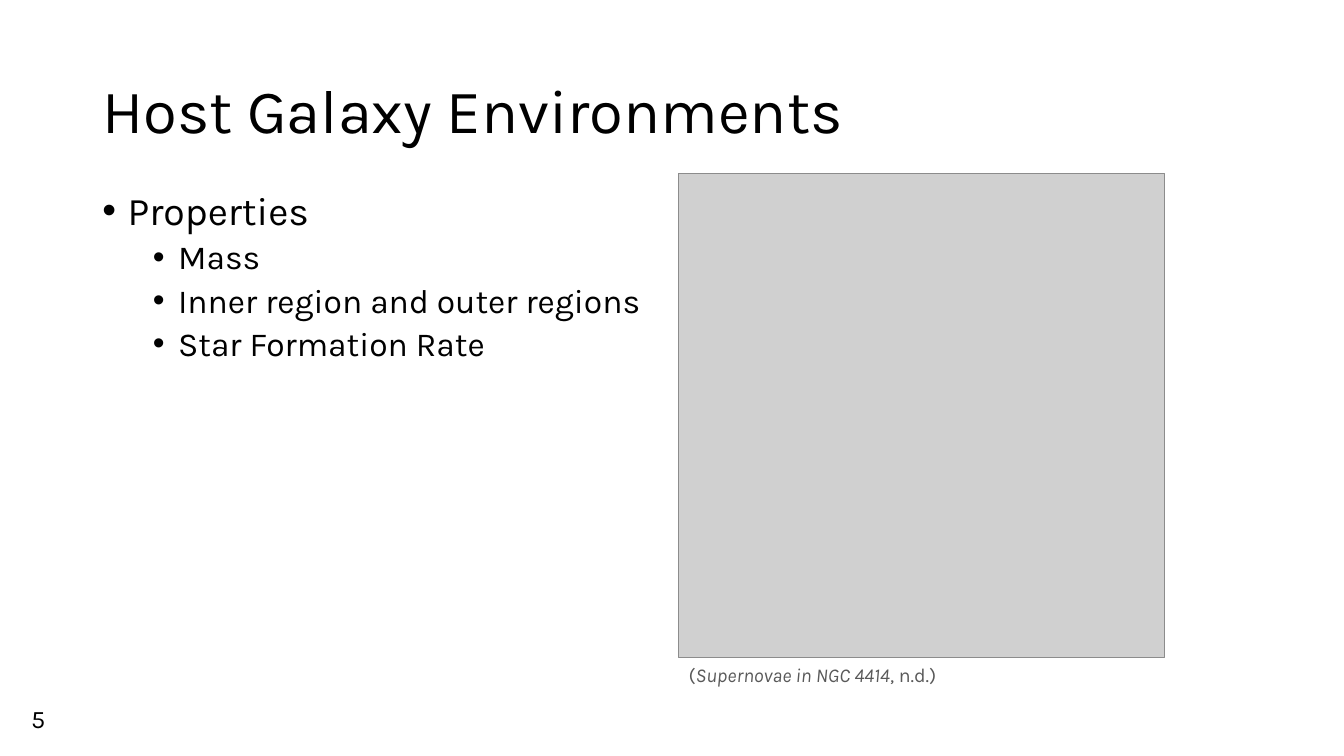
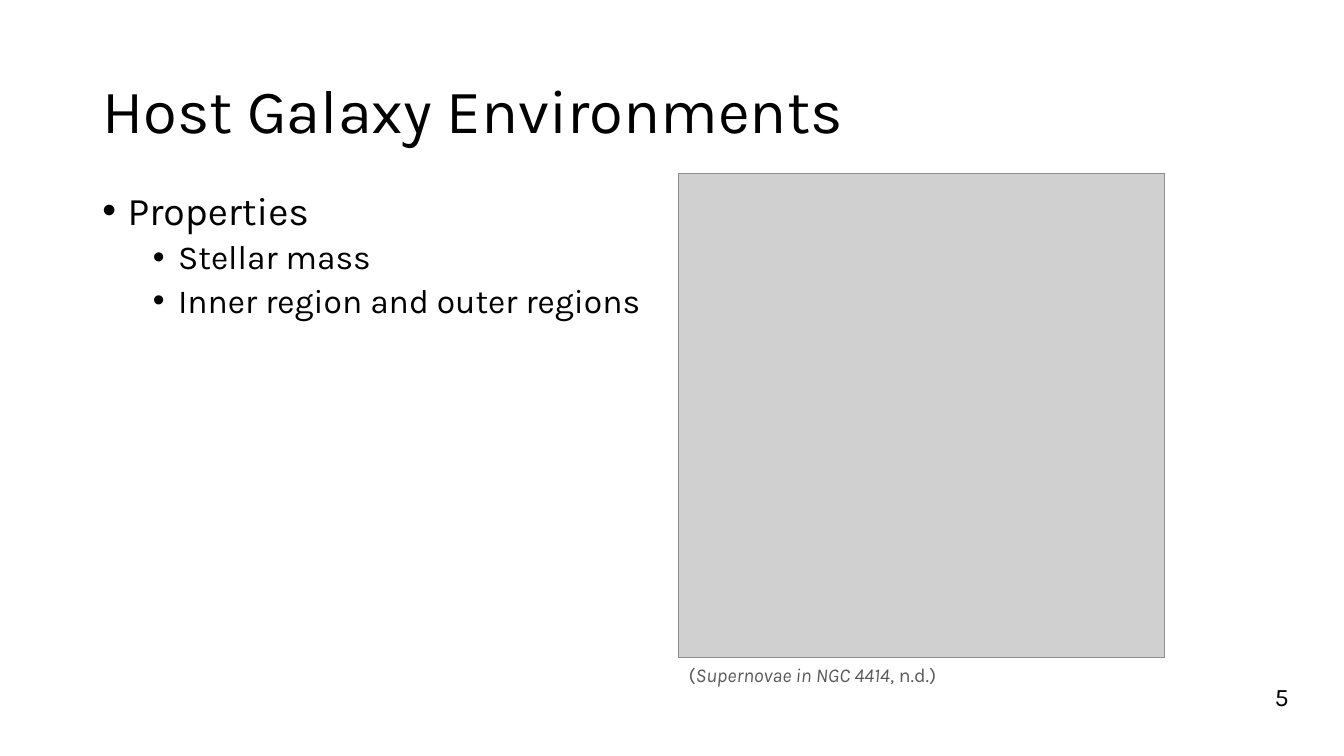
Before and after one commit to Webd0g/Honours_Project, a slide deck: slide 6 of Oral_presentation/Oral_Presentation.pptx. Drawn at 1344x756 pixels with LibreOffice and Linux fonts; fonts in the diff are those of the drawing; grey boxes stand for pictures; background and template pictures are left out. Boxes give left, top, right and bottom in pixels: in the first picture for what was removed or moved away, otherwise in the second. Text is boxed around its words. In the diff, an @@ line names an element or a change of style, - is before the commit and + after.

```diff
--- a/Oral_presentation/Oral_Presentation.pptx
+++ b/Oral_presentation/Oral_Presentation.pptx
@@ text at (178,246,371,270): text changed @@
-  • Mass
+  • Stellar mass
@@ text at (178,333,485,357): paragraph removed @@
-  • Star Formation Rate
@@ text "5": place and size @@
-text "5" at (31,712,45,729)
+text "5" at (1275,690,1289,707)
```
Also in this commit, not shown: 7 other slides changed, 50 other files.
